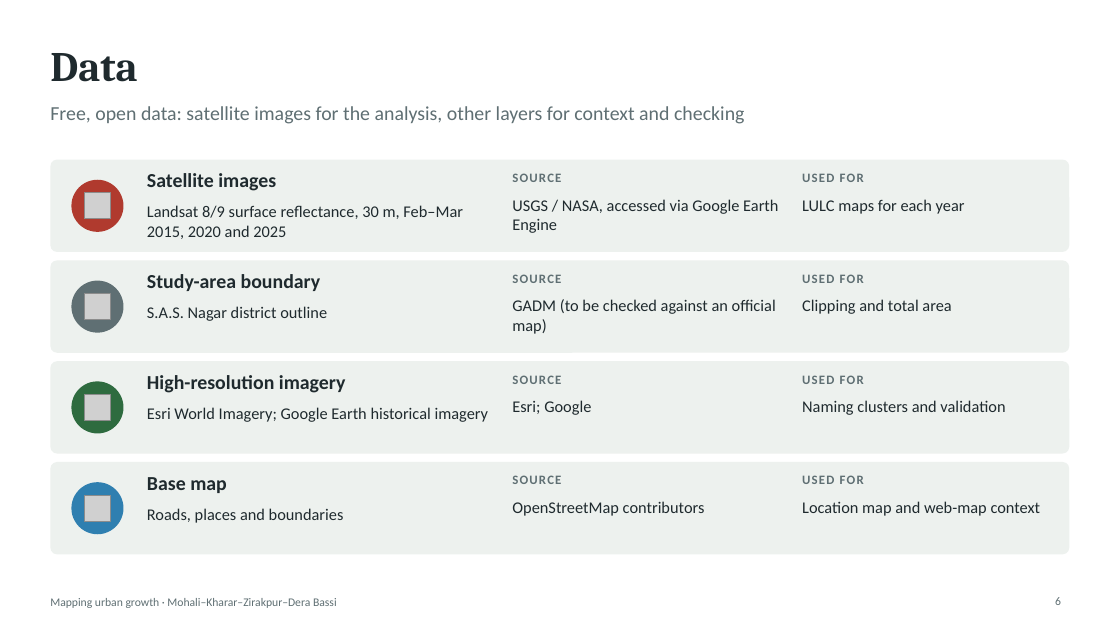
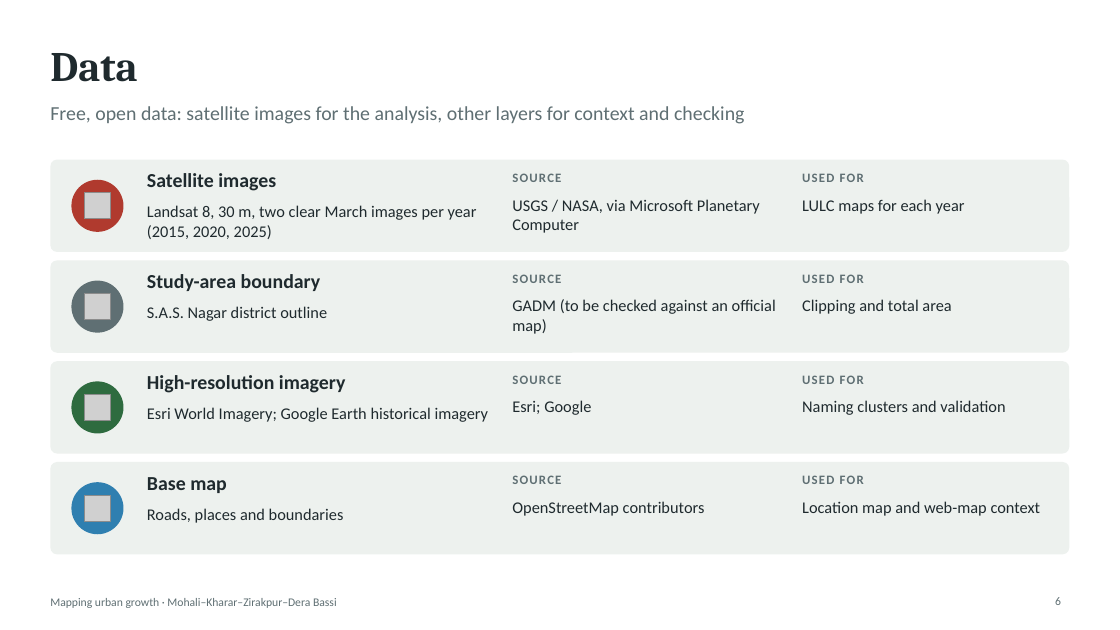
Before and after one commit to SharmaAbhimanyueco/Supriyaaanya, a slide deck: slide 6 of slides/Urban_Growth_Mohali_slides.pptx. Drawn at 1120x630 pixels with LibreOffice and Linux fonts; fonts in the diff are those of the drawing; grey boxes stand for pictures. Boxes give left, top, right and bottom in pixels: in the first picture for what was removed or moved away, otherwise in the second. Text is boxed around its words. In the diff, an @@ line names an element or a change of style, - is before the commit and + after.

```diff
--- a/slides/Urban_Growth_Mohali_slides.pptx
+++ b/slides/Urban_Growth_Mohali_slides.pptx
@@ text at (147,205,477,239): text changed @@
-Landsat 8/9 surface reflectance, 30 m, Feb–Mar 2015, 2020 and 2025
+Landsat 8, 30 m, two clear March images per year (2015, 2020, 2025)
@@ text at (512,199,760,233): text changed @@
-USGS / NASA, accessed via Google Earth Engine
+USGS / NASA, via Microsoft Planetary Computer
```
Also in this commit, not shown: 8 other slides changed, 20 other files.
